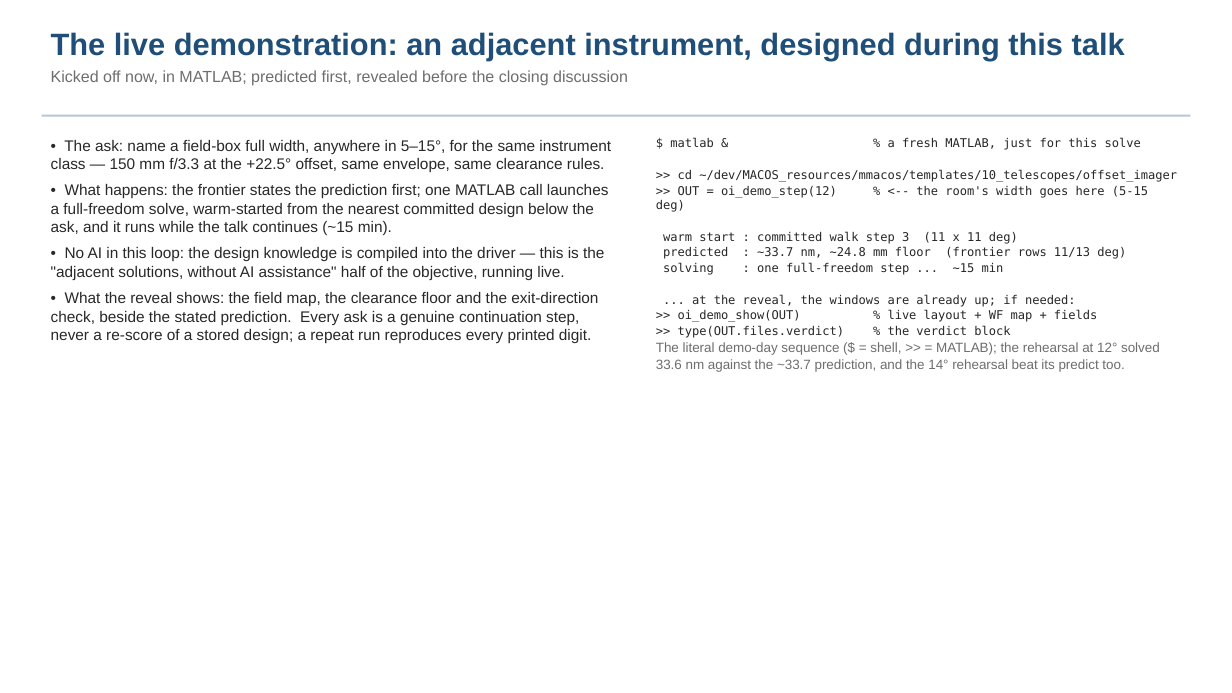
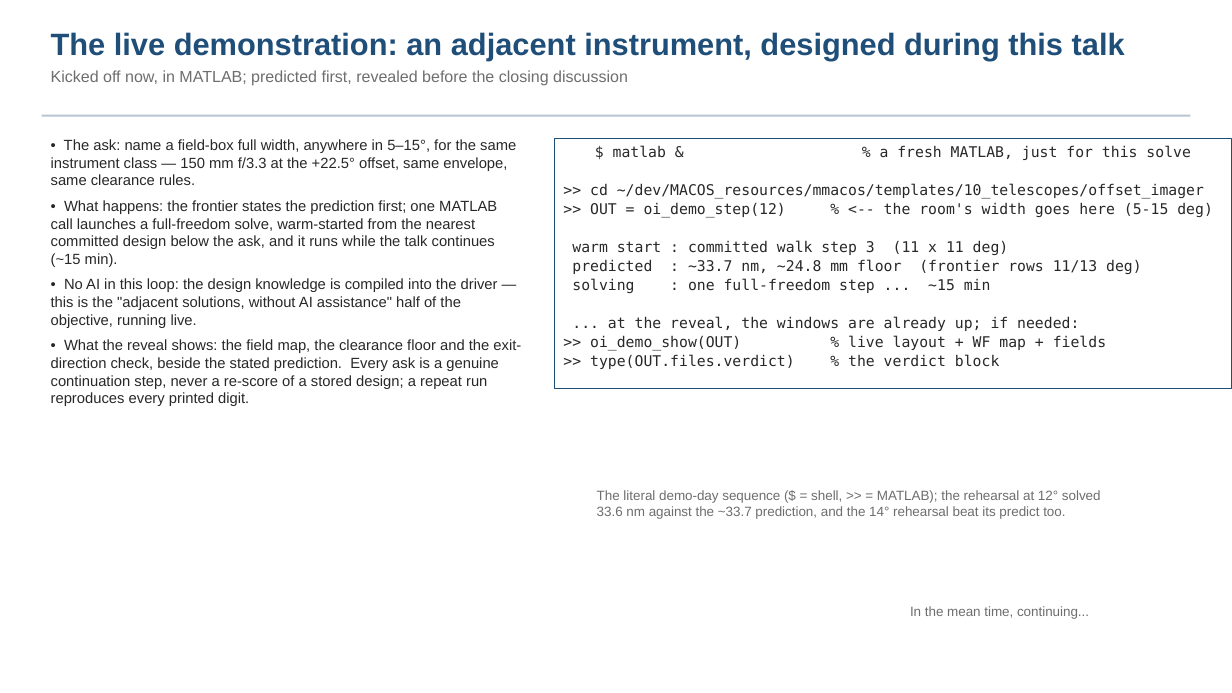
Before and after one commit to nasa-jpl/macos, a slide deck: slide 9 of demo_session/deck_keysight.pptx. Drawn at 1232x693 pixels with LibreOffice and Linux fonts; fonts in the diff are those of the drawing. Boxes give left, top, right and bottom in pixels: in the first picture for what was removed or moved away, otherwise in the second. Text is boxed around its words. In the diff, an @@ line names an element or a change of style, - is before the commit and + after.

```diff
--- a/demo_session/deck_keysight.pptx
+++ b/demo_session/deck_keysight.pptx
@@ text "• The ask: name a ..." at bbox=[51, 139, 521, 406]: size 12 to 11.5 pt @@
@@ rectangle "$ matlab & % a ...": place and size @@
-rectangle "$ matlab & % a ..." at bbox=[656, 138, 1177, 338]
+rectangle "$ matlab & % a ..." at bbox=[555, 139, 1232, 389]
@@ rectangle "$ matlab & % a ..." at bbox=[555, 139, 1232, 389]: size 9.4 to 11.5 pt; alignment left to centre; fill none to #FFFFFF; outline none to #1F4E79 0.75 pt @@
@@ text "The literal demo-day sequence ($ ...": place and size @@
-text "The literal demo-day sequence ($ ..." at bbox=[656, 342, 1160, 372]
+text "The literal demo-day sequence ($ ..." at bbox=[597, 490, 1101, 519]
@@ text added at bbox=[910, 606, 1089, 619], 10.5 pt, text #6E6E6E @@
+In the mean time, continuing...
```
Also in this commit, not shown: 7 other slides changed, 4 other files.
